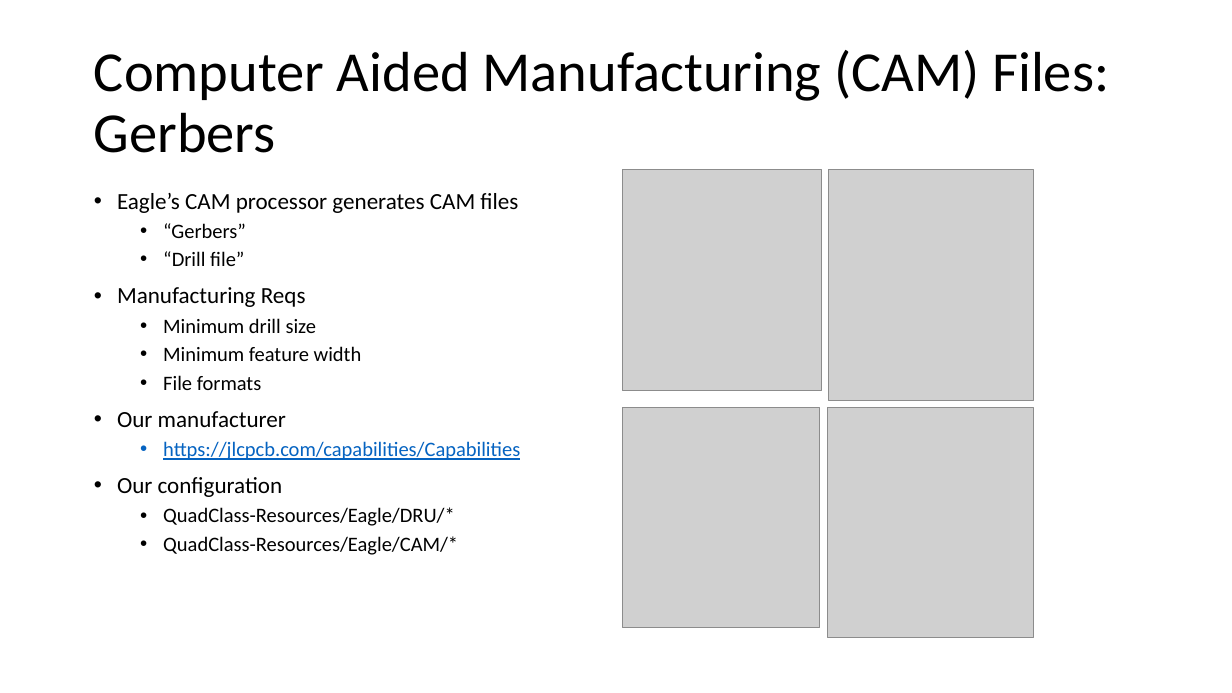
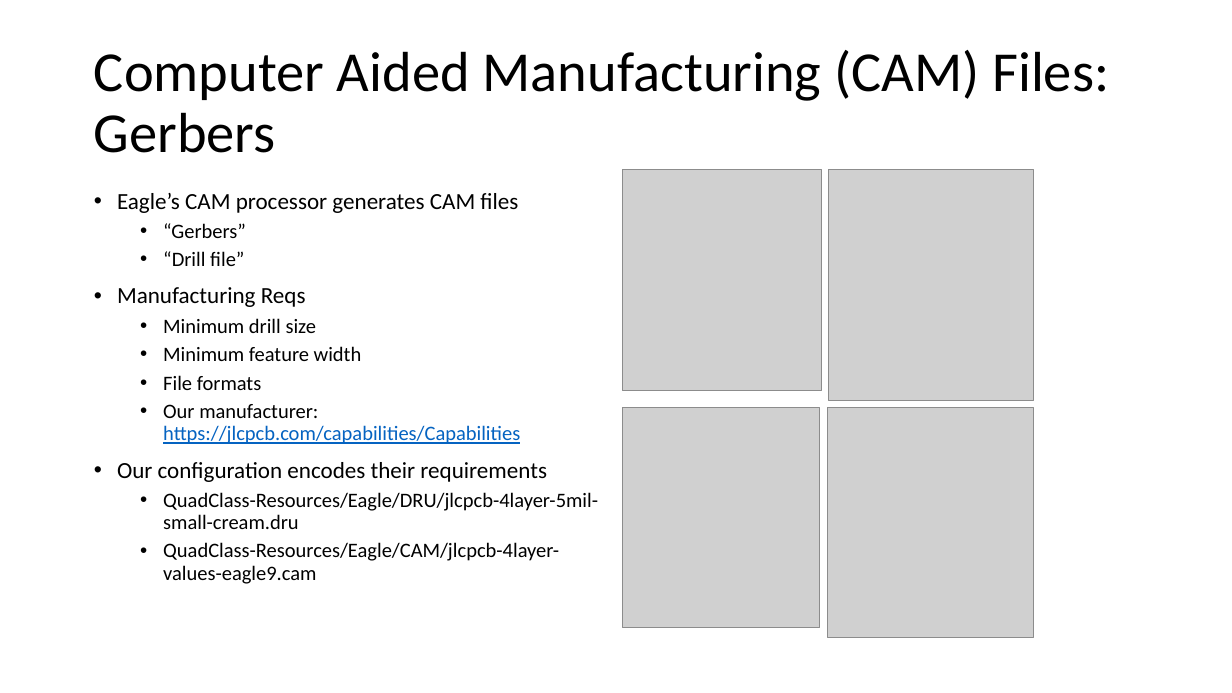
Before and after one commit to NVSL/QuadClass-Resources, a slide deck: slide 24 of labs/Introduction-To-Eagle/Introduction-To-Eagle.pptx (slide 23 before the commit). Drawn at 1232x693 pixels with LibreOffice and Linux fonts; fonts in the diff are those of the drawing; grey boxes stand for pictures. Boxes give left, top, right and bottom in pixels: in the first picture for what was removed or moved away, otherwise in the second. Text is boxed around its words. In the diff, an @@ line names an element or a change of style, - is before the commit and + after.

```diff
--- a/labs/Introduction-To-Eagle/Introduction-To-Eagle.pptx
+++ b/labs/Introduction-To-Eagle/Introduction-To-Eagle.pptx
@@ text at bbox=[117, 404, 598, 584]: text changed @@
-• Our manufacturer
-  • https://jlcpcb.com/capabilities/Capabilities
-• Our configuration
-  • QuadClass-Resources/Eagle/DRU/*
-  • QuadClass-Resources/Eagle/CAM/*
+  • Our manufacturer:
+    https://jlcpcb.com/capabilities/Capabilities
+• Our configuration encodes their requirements
+  • QuadClass-Resources/Eagle/DRU/jlcpcb-4layer-5mil-small-cream.dru
+  • QuadClass-Resources/Eagle/CAM/jlcpcb-4layer-values-eagle9.cam
```
Also in this commit, not shown: 11 other slides changed, 1 slide added, 9 other files.
